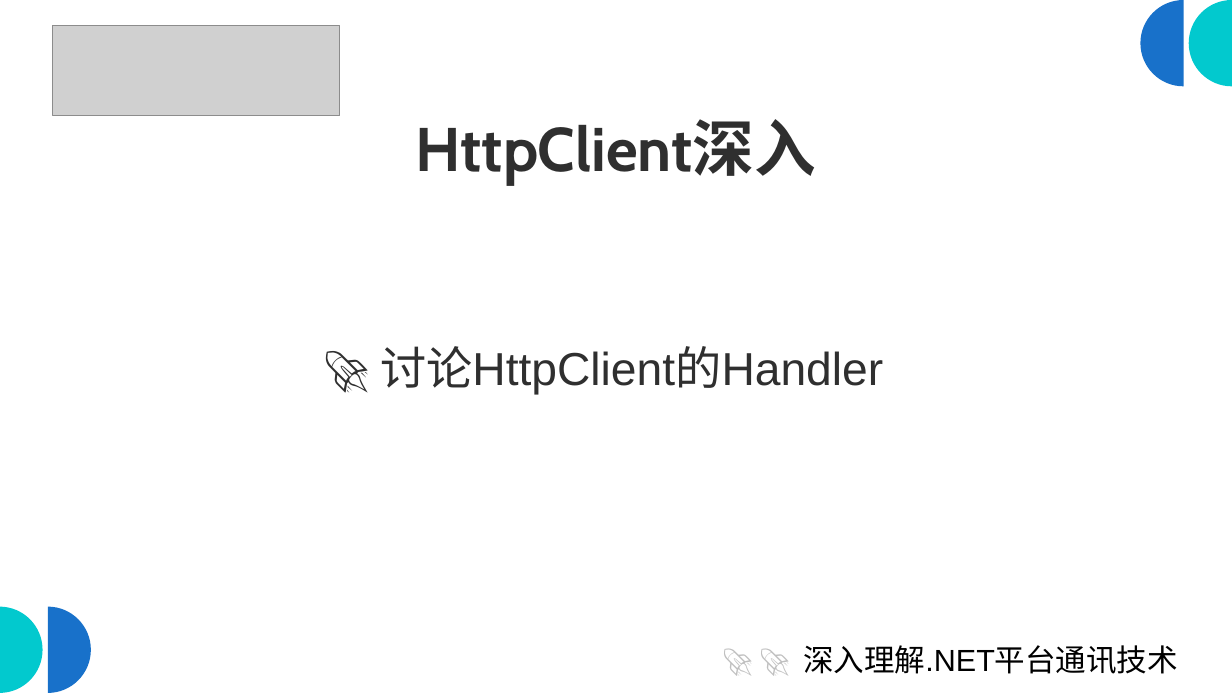
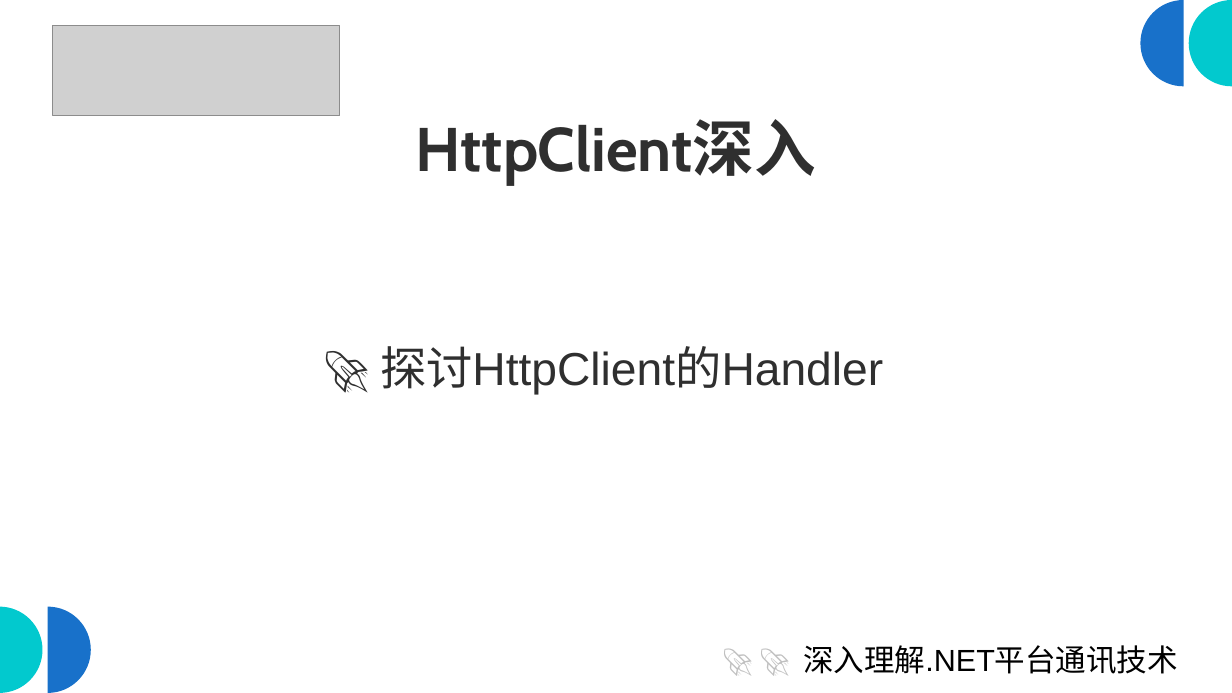
Before and after one commit to scottfly189/dotnet_net_course, a slide deck: slide 13 of src/1.HttpClientDemo/HttpClient_IHttpClientFactory_Polly.odp. Drawn at 1232x693 pixels with LibreOffice and Linux fonts; fonts in the diff are those of the drawing; grey boxes stand for pictures. Boxes give left, top, right and bottom in pixels: in the first picture for what was removed or moved away, otherwise in the second. Text is boxed around its words. In the diff, an @@ line names an element or a change of style, - is before the commit and + after.

```diff
--- a/src/1.HttpClientDemo/HttpClient_IHttpClientFactory_Polly.odp
+++ b/src/1.HttpClientDemo/HttpClient_IHttpClientFactory_Polly.odp
@@ text at [380,346,883,395]: text changed @@
-🚀 讨论HttpClient的Handler
+🚀 探讨HttpClient的Handler
```
Also in this commit, not shown: 15 other slides changed, 1 slide added, 1 slide removed, 18 other files.
